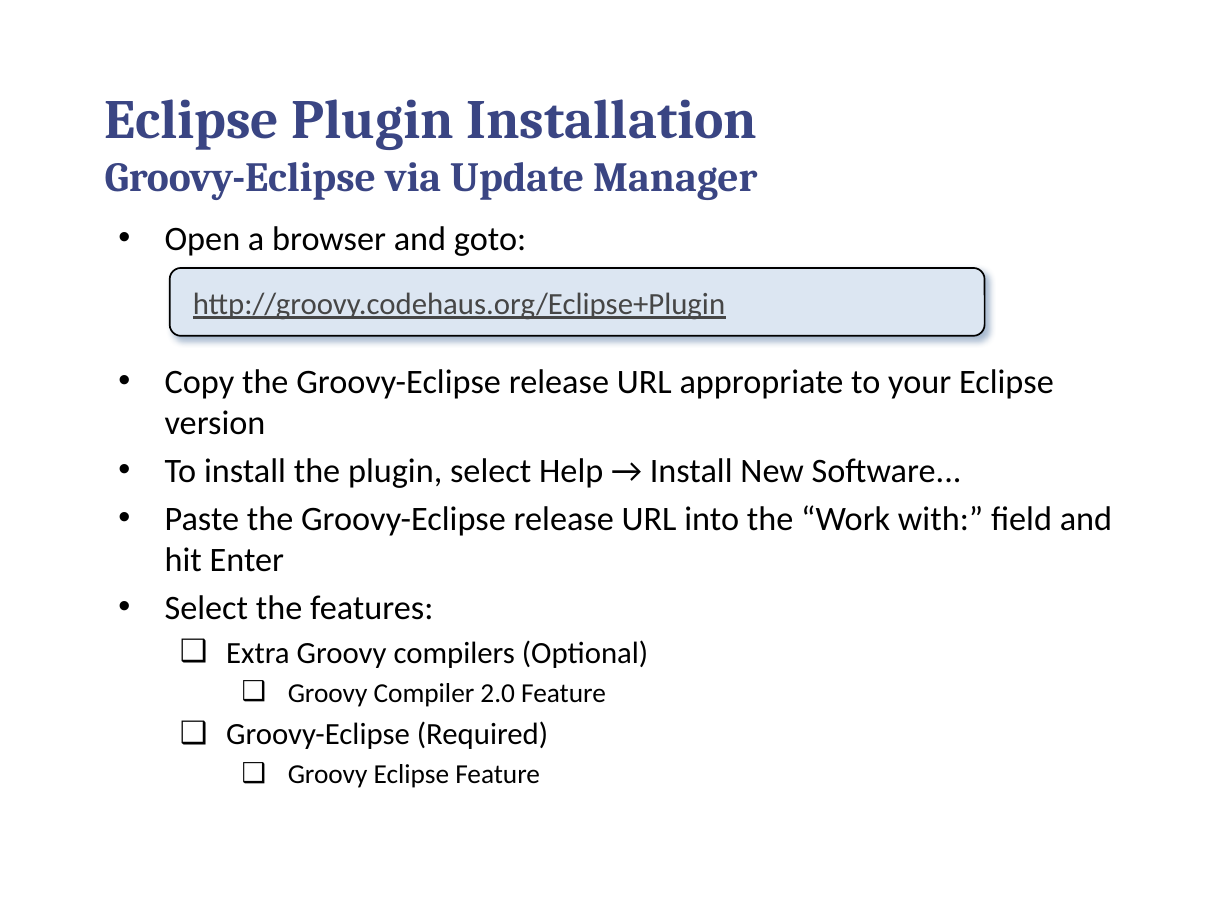
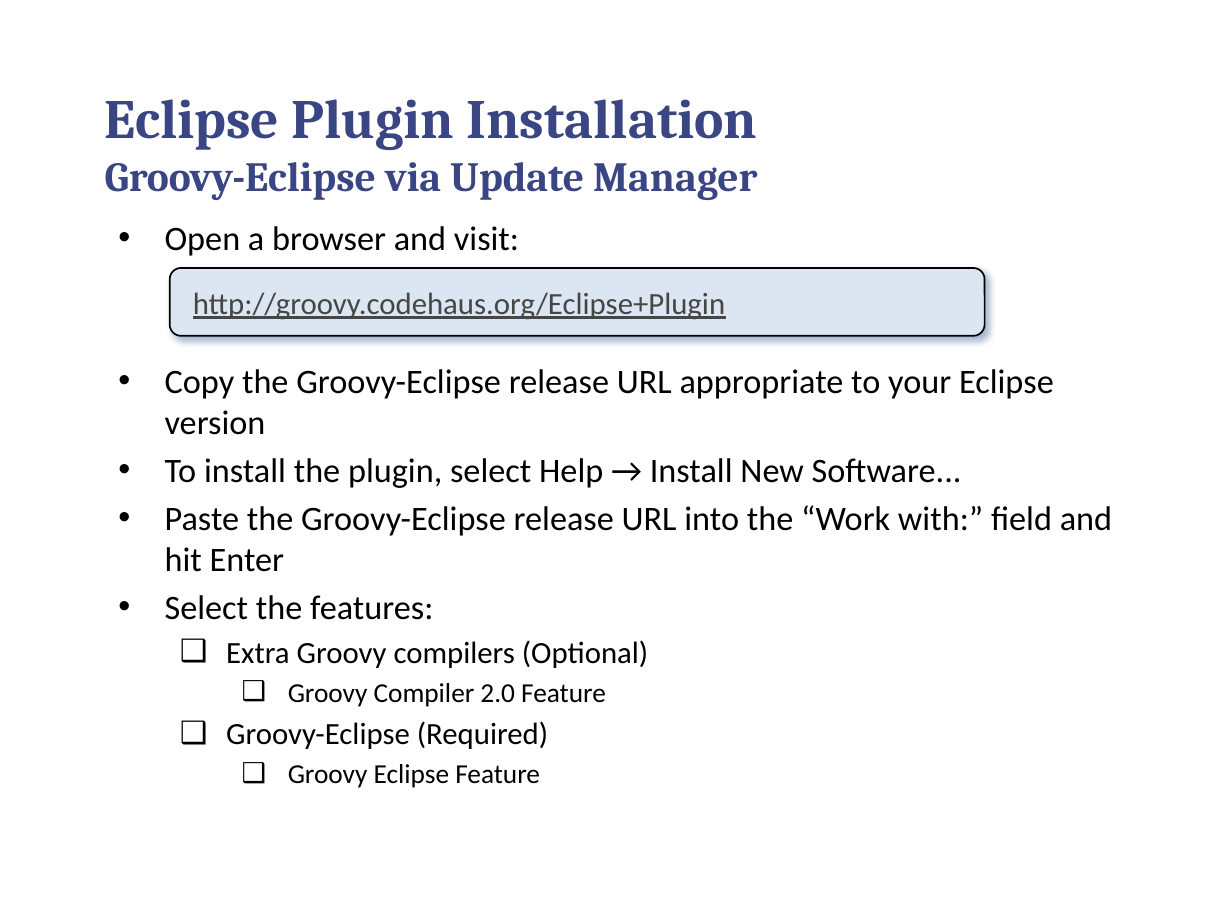
Before and after one commit to callistaenterprise/groovy-tdd-cadec, a slide deck: slide 8 of docs/groovy-tdd-installation.pptx. Drawn at 1232x924 pixels with LibreOffice and Linux fonts; fonts in the diff are those of the drawing; background and template pictures are left out. Boxes give left, top, right and bottom in pixels: in the first picture for what was removed or moved away, otherwise in the second. Text is boxed around its words. In the diff, an @@ line names an element or a change of style, - is before the commit and + after.

```diff
--- a/docs/groovy-tdd-installation.pptx
+++ b/docs/groovy-tdd-installation.pptx
@@ text at bbox=[165, 226, 519, 256]: text changed @@
-• Open a browser and goto:
+• Open a browser and visit:
```
Also in this commit, not shown: 2 other slides changed, 3 slides added, 1 other file.
